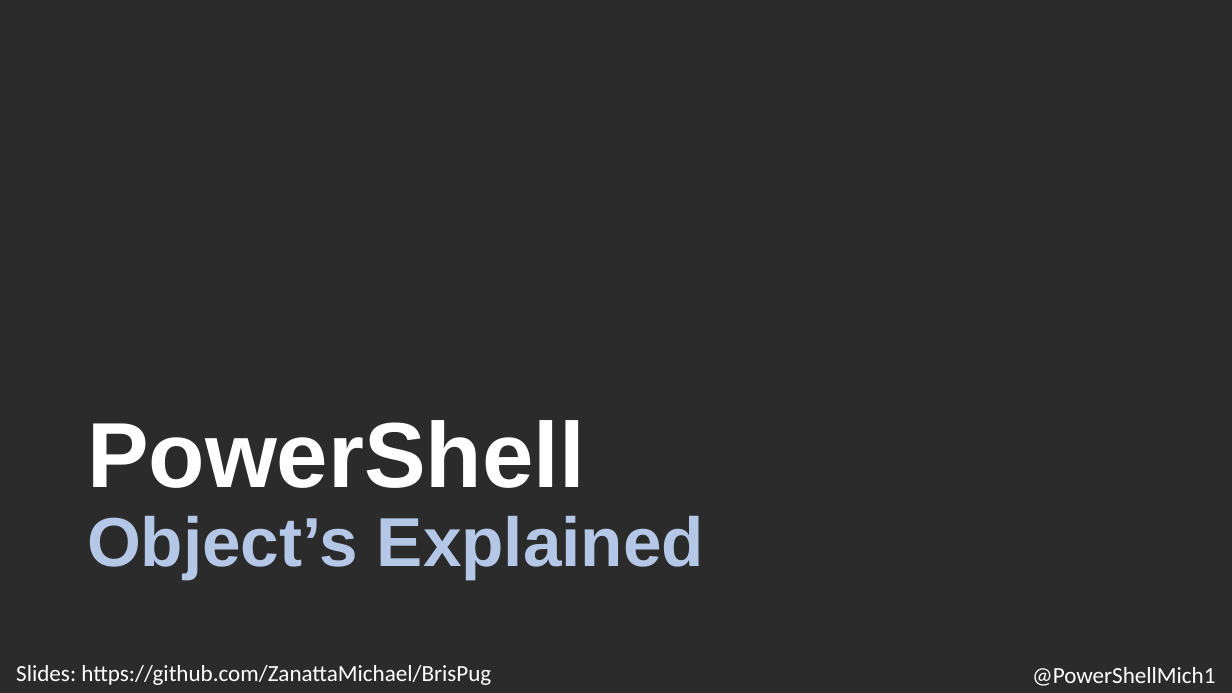
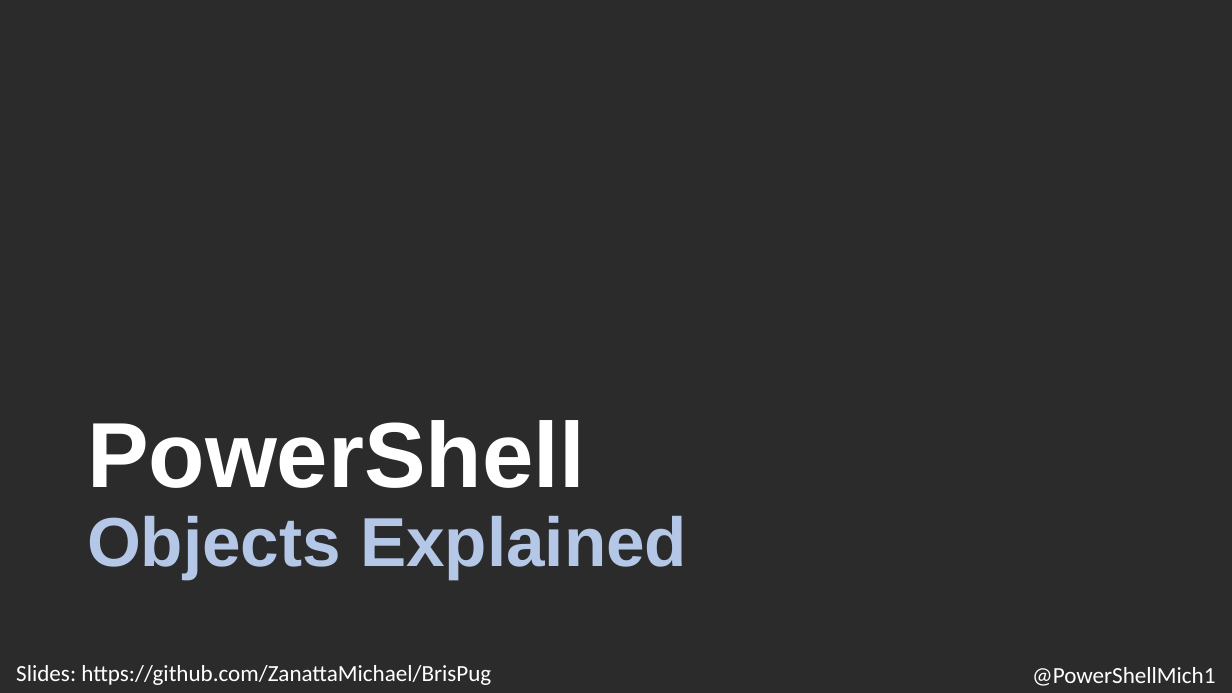
Before and after one commit to ZanattaMichael/BrisPug, a slide deck: slide 7 of Presentations/2020/01 - Jan - 21st/21st January.pptx (slide 8 before the commit). Drawn at 1232x693 pixels with LibreOffice and Linux fonts; fonts in the diff are those of the drawing; background and template pictures are left out; a plain dark background stands for a picture behind light text. Boxes give left, top, right and bottom in pixels: in the first picture for what was removed or moved away, otherwise in the second. Text is boxed around its words. In the diff, an @@ line names an element or a change of style, - is before the commit and + after.

```diff
--- a/Presentations/2020/01 - Jan - 21st/21st January.pptx
+++ b/Presentations/2020/01 - Jan - 21st/21st January.pptx
@@ text at <box>87,515,687,578</box>: text changed @@
-Object’s Explained
+Objects Explained
```
Also in this commit, not shown: 1 other slide changed, 1 slide added, 2 slides removed, 3 other files.
